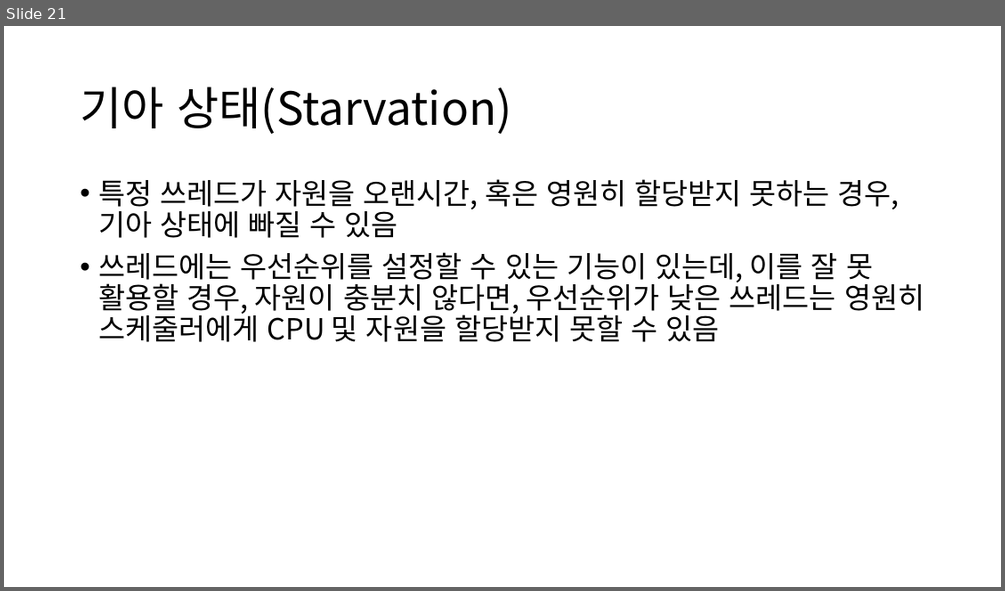
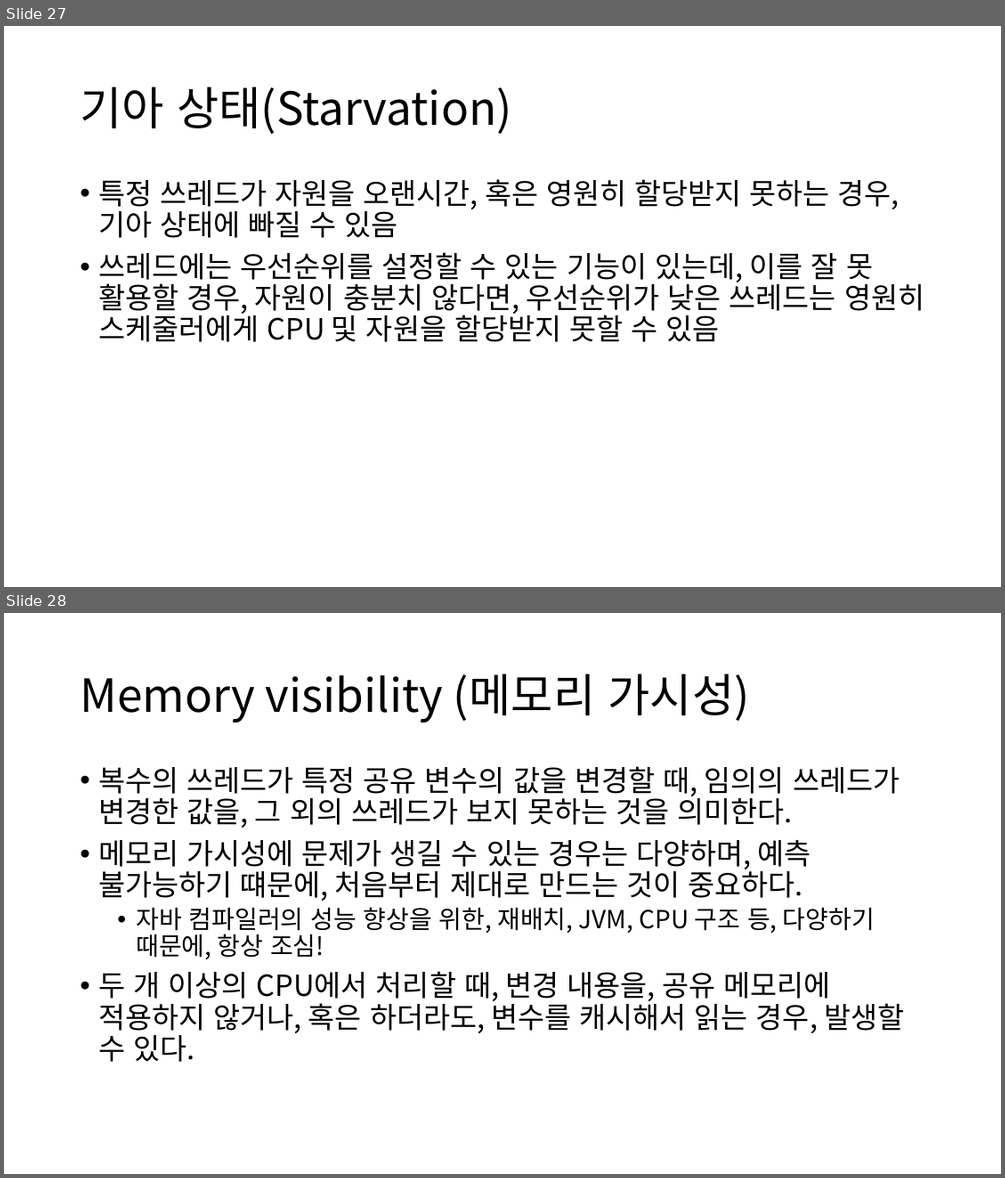
Before and after one commit to Baskervir/simcoding_jm, a slide deck: hy/수업자료/6주차 멀티쓰레딩/Multi Threading.pptx. Shown one above the other, each under a label of ours: slide 21 before the commit, slides 27 and 28 after it. The pictures are 1005x591 and 1005x1178 pixels, drawn with LibreOffice and Linux fonts; fonts in the diff are those of the drawing. Boxes give left, top, right and bottom in pixels: in the first picture for what was removed or moved away, otherwise in the second. Text is boxed around its words. In the diff, an @@ line names an element or a change of style, - is before the commit and + after.

```diff
--- a/hy/수업자료/6주차 멀티쓰레딩/Multi Threading.pptx
+++ b/hy/수업자료/6주차 멀티쓰레딩/Multi Threading.pptx
@@ slide 28 added at <box>4,613,1001,1174</box>, background #FFFFFF @@
@@ title added at <box>80,674,750,722</box>, 44 pt, text #000000 @@
+Memory visibility (메모리 가시성)
@@ text added at <box>98,766,904,1062</box>, 28 pt, text #000000 @@
+• 복수의 쓰레드가 특정 공유 변수의 값을 변경할 때, 임의의 쓰레드가 변경한 값을, 그 외의 쓰레드가 보지 못하는 것을 의미한다.
+• 메모리 가시성에 문제가 생길 수 있는 경우는 다양하며, 예측 불가능하기 떄문에, 처음부터 제대로 만드는 것이 중요하다.
+  • 자바 컴파일러의 성능 향상을 위한, 재배치, JVM, CPU 구조 등, 다양하기 때문에, 항상 조심!
+• 두 개 이상의 CPU에서 처리할 때, 변경 내용을, 공유 메모리에 적용하지 않거나, 혹은 하더라도, 변수를 캐시해서 읽는 경우, 발생할 수 있다.
@@ what was slide 21 is now slide 27 @@
```
Also in this commit, not shown: 6 slides changed, 14 other slides added, 1 slide removed, 7 other files.
